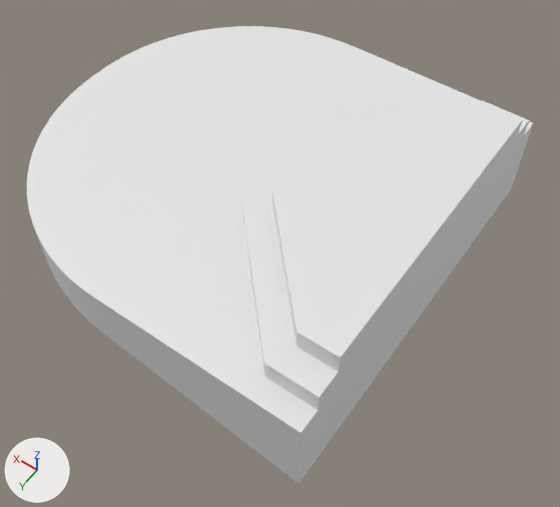
A saved change to the FBX model CHOICES/Assets/0.MODELS/facility1.fbx.
Rendered twice from a 50 mm lens placed at (-82.2, 101.6, 130.0), pointed at (-15.1, 7.6, -17.6). Arrows for +X, +Y and +Z are at lower left; the lights stay in place. Materials are left out; every surface is plain grey.

Names of what the first picture shows: 'FACILITY1', 'FACILITY1_TERRASSE'.
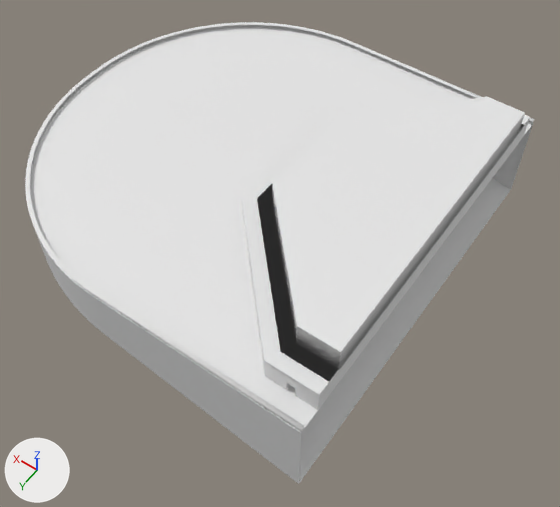
Location of each change, [x1, y1, x2, y2] in pixels of the pictures (560 x 507 px):
'FACILITY1_TERRASSE', reshaped: before [27, 26, 533, 484]; after [31, 28, 533, 484]
'FACILITY1', reshaped: before [242, 101, 529, 410]; after [242, 97, 530, 410]
'FACILITY1_TERRASSE_BARRIERS', added: after [25, 22, 535, 433]
part 2 of me_facility1_terrasse, built on: before [27, 26, 533, 436]; after [31, 28, 532, 428]

The edits, one by one:
me_facility1 is used by ob_facility1; location (-28.1, 0.0, 0.0).
me_facility1 had 26 vertices, 23 faces and spanned x -21.9..18.1, y -44.5..44.5, z 0.0..10.0.
me_facility1 now has 127 vertices, 129 faces and spans x -21.9..18.1, y -44.5..44.5, z -0.2..12.0.
me_facility1 part 1: 4 vertices moved from x -9.8..18.1, y -44.5..44.5, z 5.0 to x -9.8..18.1, y -44.5..44.5, z -0.2; 14 vertices removed from x -21.9..11.8, y -44.5..44.5, z 5.0..10.0; 115 vertices added at x -21.9..18.1, y -44.5..44.5, z -0.2..12.0.
me_facility1_terrasse is used by ob_facility1_terrasse; location (0.0, 0.0, 0.0).
me_facility1_terrasse had 108 vertices, 58 faces and spanned x -50.1..50.0, y -50.0..50.0, z -23.8..0.0.
me_facility1_terrasse now has 164 vertices, 111 faces and spans x -50.1..50.0, y -50.0..50.0, z -23.8..0.0.
Part 2, on me_facility1_terrasse:
3 faces are deleted.
56 vertices are added at x -50.0..49.0, y -49.0..49.0, z 0.0.
56 new faces join them.
Mesh me_facility1_terrasse_001 is new.
It has 660 vertices, 717 faces and spans x -50.0..50.0, y -50.0..50.0, z 0.0..1.3.
Object 'FACILITY1_TERRASSE_BARRIERS' (ob_facility1_terrasse_barriers) is new; it shows me_facility1_terrasse_001.
Its location is (0.0, 0.0, -0.1).
